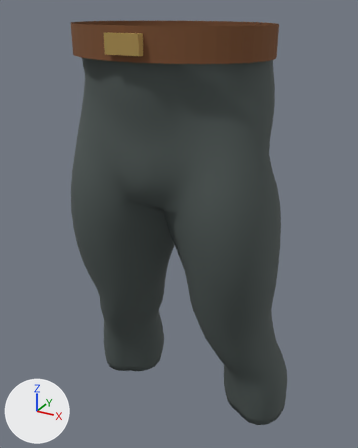
The glTF model game/assets/items/clothing/workwear_trousers_male.glb as it was, and as the next commit left it.
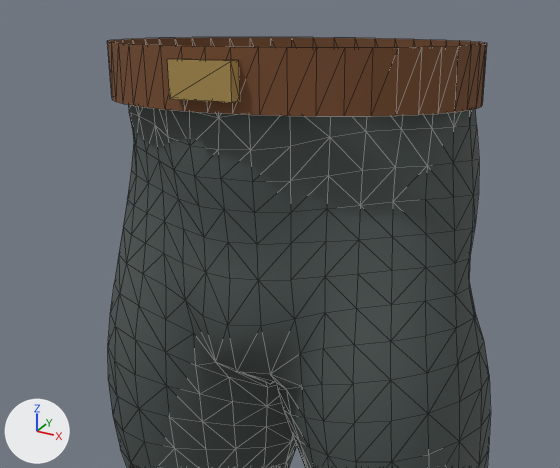
The first picture shows the older version from a camera (50 mm lens) standing at (0.439, -0.774, 1.13) and looking at (0.001, 0.021, 0.733). The close-ups show the older and then the newer version on the part from 3% to 89% of the width and 0% to 57% of the height of that picture. Only the edits that show in the close-ups are written down. Arrows for +X, +Y and +Z are at lower left; the lights stay in place. The close-ups show mesh edges as thin lines. Vertices at exactly the same position are counted once.

Names of what the first close-up shows: 'HumanWorkBelt', 'HumanWorkBeltBuckle', 'HumanWorkTrousers'.
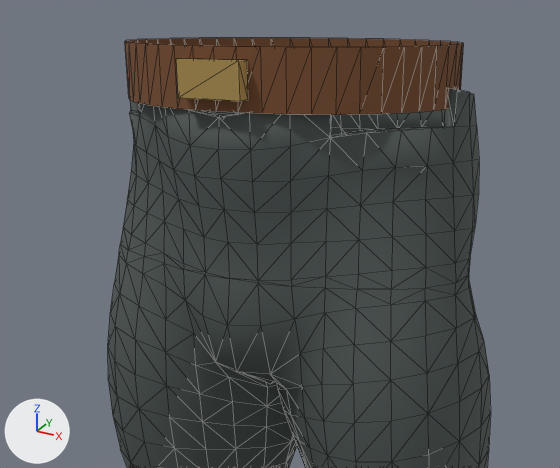
Where the change shows, as pixel boxes (x1, y1, x2, y2) in the close-ups (560 x 468 px):
'HumanWorkTrousers', reshaped
    before: (108, 105, 491, 468)
    after: (108, 89, 491, 468)
'HumanWorkBelt', rescaled (11% narrower)
    before: (107, 37, 487, 116)
    after: (125, 38, 464, 115)
'HumanWorkBeltBuckle', moved
    before: (167, 59, 240, 102)
    after: (176, 58, 248, 101)
part 3 of me_humanworktrousersmesh, cut back
    before: (128, 105, 477, 170)
    after: (129, 89, 477, 170)
part 4 of me_humanworktrousersmesh, reshaped
    before: (126, 221, 359, 319)
    after: (119, 221, 470, 326)

Diff of the bpy script that builds the scene:
```diff
--- a/game/assets/items/clothing/workwear_trousers_male.glb.py
+++ b/game/assets/items/clothing/workwear_trousers_male.glb.py
@@ me_humanworkbeltmesh @@
 # used by ob_humanworkbelt; location = (0.0, 0.0, 0.0)
-me_humanworkbeltmesh.from_pydata(...)  # 96 vertices, 96 faces; spans x -0.18..0.18, y -0.14..0.131, z 1.055..1.105
+me_humanworkbeltmesh.from_pydata(...)  # 96 vertices, 96 faces; spans x -0.161..0.161, y -0.128..0.113, z 1.055..1.105
+# me_humanworkbeltmesh part 1: the whole mesh is scaled about its middle by (0.893, 0.892, 1), then moved by (0.0, -0.003, 0.0)
 me_humanworkbeltmesh.materials.append(mat_human_male_leather)
@@ me_humanworkbeltbucklemesh @@
 # used by ob_humanworkbeltbuckle; location = (0.0, 0.0, 0.0)
-me_humanworkbeltbucklemesh.from_pydata(...)  # 8 vertices, 12 faces; spans x -0.03..0.03, y -0.1497..-0.1377, z 1.065..1.095
+me_humanworkbeltbucklemesh.from_pydata(...)  # 8 vertices, 12 faces; spans x -0.03..0.03, y -0.1377..-0.1257, z 1.065..1.095
+# me_humanworkbeltbucklemesh part 2: the whole mesh is moved by (0.0, 0.012, 0.0)
 me_humanworkbeltbucklemesh.materials.append(mat_human_male_buckle)
@@ me_humanworktrousersmesh @@
 # used by ob_humanworktrousers; location = (0.0, 0.0, 0.0)
-me_humanworktrousersmesh.from_pydata(...)  # 1940 vertices, 3884 faces; spans x -0.233..0.233, y -0.127..0.156, z 0.297..1.087
+me_humanworktrousersmesh.from_pydata(...)  # 1896 vertices, 3796 faces; spans x -0.233..0.233, y -0.127..0.156, z 0.289..1.076
+# me_humanworktrousersmesh part 3: 1 vertex moved within x -0.062, y -0.114, z 1.062; 135 vertices removed from x -0.168..0.168, y -0.125..0.109, z 1.029..1.087; 43 vertices added at x -0.169..0.169, y -0.124..0.108, z 1.029..1.076
+# me_humanworktrousersmesh part 4: 7 vertices removed from x -0.116..0.086, y -0.106..0.142, z 0.895..0.931; 75 vertices added at x -0.183..0.183, y -0.116..0.152, z 0.895..0.931
+# other edits to the shape of me_humanworktrousersmesh do not show in these pictures
 me_humanworktrousersmesh.materials.append(mat_human_male_trousers)
```
